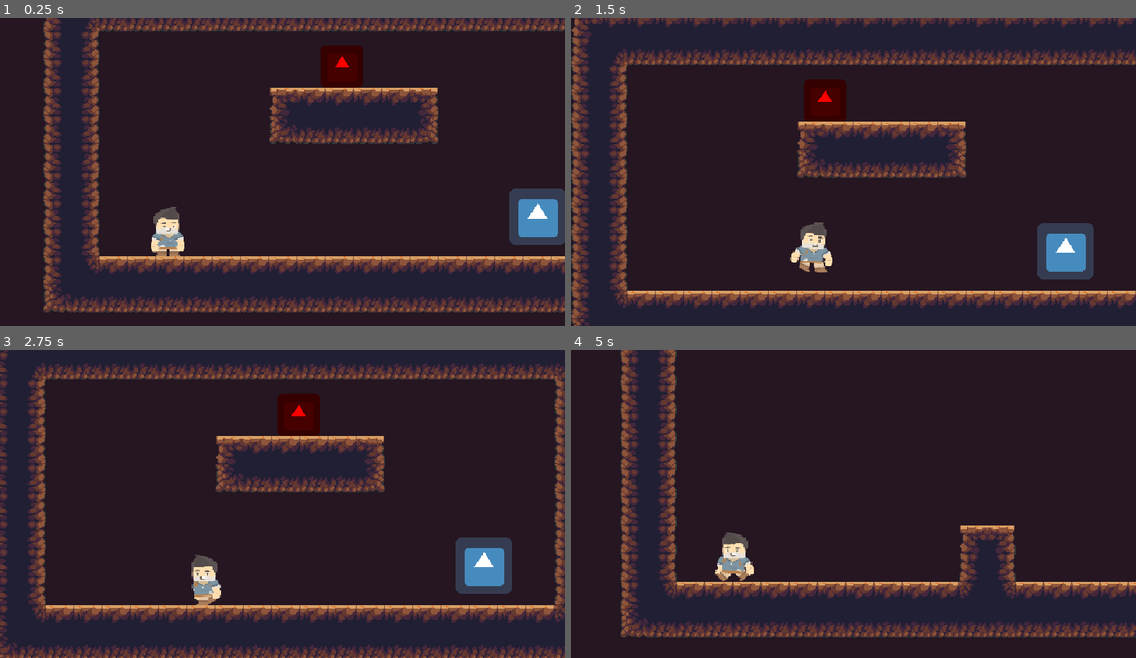
Above: before the commit, frames 1-4 (two rows, left to right).
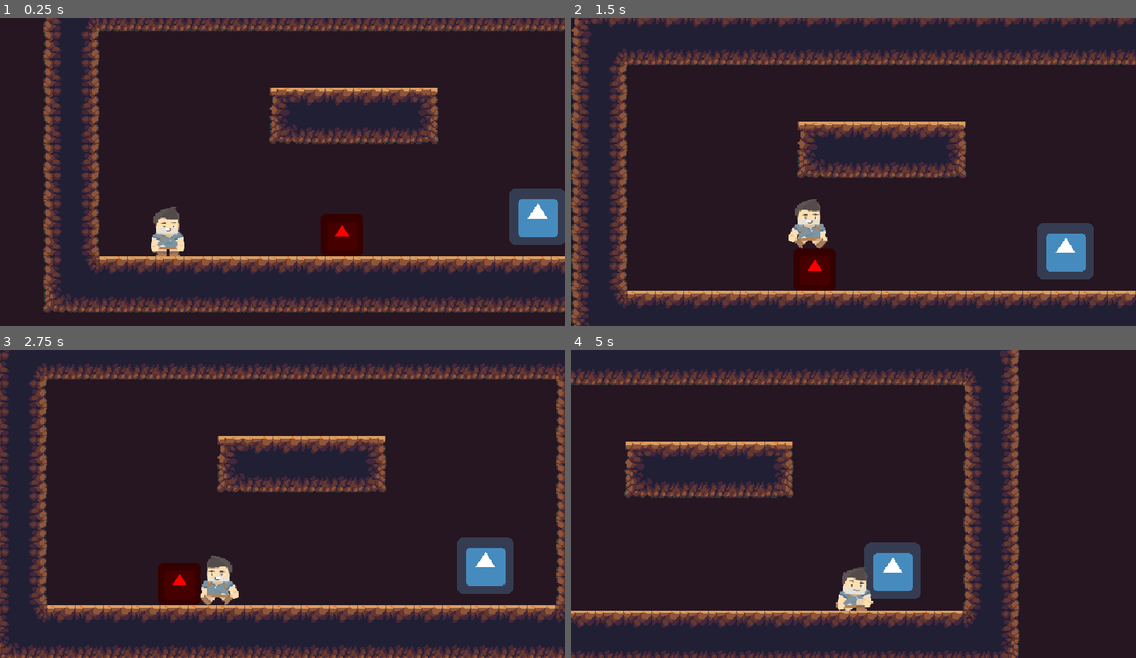
Above: after the commit, the same moments.

Repository: totalfreak/2D-Diablo
Game: Godot game, scene res://Scenes/Worlds/World1.tscn
Same seed, same stepped clock (60 frames per second), same inputs: the game is played once before the commit and once after it. The engine's default icon, where the game draws it, is replaced by a stand-in: a white triangle on a blue panel in a dark square.
Inputs:
- Up to frame 1 (0.25 s): no input
- Up to frame 2 (1.5 s): tap Enter (ui_accept) at 0.5, 0.77 s; hold Right (ui_right) from 0.53 s (still down)
- Up to frame 3 (2.75 s): tap Enter (ui_accept) at 1.52 s; release Right (ui_right) at 2.03 s; hold Left (ui_left) from 2.03 s (still down)
- Up to frame 4 (5 s): release Left (ui_left) at 2.78 s; hold Right (ui_right) 2.78-4.28 s; tap Enter (ui_accept) at 3.02, 3.77, 4.52 s; hold Left (ui_left) from 4.28 s (still down)

The runs differ from the first frame. In frame 1, 2.0% of the frame differs, in the area x 56-65%, y 8-78%; in frame 2, 2.8%; in frame 3, 13%; in frame 4, 27%, in the area x 0-100%, y 0-100%.

Commit message:
Fixed autotile

Diff:
--- a/Scenes/Interactives/Portal.gd
+++ b/Scenes/Interactives/Portal.gd
@@ -2,7 +2,7 @@
 
 export(String, FILE, "*.tscn") var world_scene
 
-export var teleportDelay = 0.5
+export var teleportDelay = 1.5
 var t = Timer.new()
 
 var startedTeleport = false
--- a/Scenes/Player/Player.tscn
+++ b/Scenes/Player/Player.tscn
@@ -38,7 +38,7 @@
 "frames": [ ExtResource( 9 ), ExtResource( 7 ), ExtResource( 10 ) ],
 "loop": true,
 "name": "Won",
-"speed": 5.0
+"speed": 3.0
 } ]
 
 [sub_resource type="CapsuleShape2D" id=2]
--- a/Scenes/TileSets/GrassAutoTileSet.tres
+++ b/Scenes/TileSets/GrassAutoTileSet.tres
@@ -80,14 +80,79 @@
 [sub_resource type="ConvexPolygonShape2D" id=16]
 
 custom_solver_bias = 0.0
-points = PoolVector2Array( 0, 0, 64, 0, 64, 64, 0, 64 )
+points = PoolVector2Array( 0, 0, 64, 0, 64, 64, 0, 64, 0, 32 )
 
 [sub_resource type="ConvexPolygonShape2D" id=17]
 
 custom_solver_bias = 0.0
-points = PoolVector2Array( 0, 0, 64, 0, 64, 64, 0, 64, 0, 32 )
+points = PoolVector2Array( 0, 0, 64, 0, 64, 64, 0, 64 )
 
 [sub_resource type="ConvexPolygonShape2D" id=18]
+
+custom_solver_bias = 0.0
+points = PoolVector2Array( 0, 0, 64, 0, 64, 64, 0, 64 )
+
+[sub_resource type="ConvexPolygonShape2D" id=19]
+
+custom_solver_bias = 0.0
+points = PoolVector2Array( 0, 0, 64, 0, 64, 64, 0, 64 )
+
+[sub_resource type="ConvexPolygonShape2D" id=20]
+
+custom_solver_bias = 0.0
+points = PoolVector2Array( 0, 0, 64, 0, 64, 64, 0, 64 )
+
+[sub_resource type="ConvexPolygonShape2D" id=21]
+
+custom_solver_bias = 0.0
+points = PoolVector2Array( 0, 0, 64, 0, 64, 64, 0, 64 )
+
+[sub_resource type="ConvexPolygonShape2D" id=22]
+
+custom_solver_bias = 0.0
+points = PoolVector2Array( 0, 0, 64, 0, 64, 64, 0, 64 )
+
+[sub_resource type="ConvexPolygonShape2D" id=23]
+
+custom_solver_bias = 0.0
+points = PoolVector2Array( 0, 0, 64, 0, 64, 64, 0, 64 )
+
+[sub_resource type="ConvexPolygonShape2D" id=24]
+
+custom_solver_bias = 0.0
+points = PoolVector2Array( 0, 0, 64, 0, 64, 64, 0, 64 )
+
+[sub_resource type="ConvexPolygonShape2D" id=25]
+
+custom_solver_bias = 0.0
+points = PoolVector2Array( 0, 0, 64, 0, 64, 64, 0, 64 )
+
+[sub_resource type="ConvexPolygonShape2D" id=26]
+
+custom_solver_bias = 0.0
+points = PoolVector2Array( 0, 0, 64, 0, 64, 64, 0, 64 )
+
+[sub_resource type="ConvexPolygonShape2D" id=27]
+
+custom_solver_bias = 0.0
+points = PoolVector2Array( 0, 0, 64, 0, 64, 64, 0, 64 )
+
+[sub_resource type="ConvexPolygonShape2D" id=28]
+
+custom_solver_bias = 0.0
+points = PoolVector2Array( 0, 0, 64, 0, 64, 64, 0, 64 )
+
+[sub_resource type="ConvexPolygonShape2D" id=29]
+
+custom_solver_bias = 0.0
+points = PoolVector2Array( 0, 0, 64, 0, 64, 64, 0, 64 )
+
+[sub_resource type="ConvexPolygonShape2D" id=30]
+
+custom_solver_bias = 0.0
+points = PoolVector2Array( 0, 0, 64, 0, 64, 64, 0, 64 )
+
+[sub_resource type="ConvexPolygonShape2D" id=31]
 
 custom_solver_bias = 0.0
 points = PoolVector2Array( 0, 0, 64, 0, 64, 64, 0, 64 )
@@ -111,94 +176,159 @@
 0/occluder_offset = Vector2( 0, 0 )
 0/navigation_offset = Vector2( 0, 0 )
 0/shapes = [ {
+"autotile_coord": Vector2( 0, 3 ),
+"one_way": false,
+"shape": SubResource( 1 ),
+"shape_transform": Transform2D( 1, 0, 0, 1, 0, 0 )
+}, {
+"autotile_coord": Vector2( 1, 3 ),
+"one_way": false,
+"shape": SubResource( 2 ),
+"shape_transform": Transform2D( 1, 0, 0, 1, 0, 0 )
+}, {
+"autotile_coord": Vector2( 1, 2 ),
+"one_way": false,
+"shape": SubResource( 3 ),
+"shape_transform": Transform2D( 1, 0, 0, 1, 0, 0 )
+}, {
+"autotile_coord": Vector2( 1, 1 ),
+"one_way": false,
+"shape": SubResource( 4 ),
+"shape_transform": Transform2D( 1, 0, 0, 1, 0, 0 )
+}, {
+"autotile_coord": Vector2( 1, 0 ),
+"one_way": false,
+"shape": SubResource( 5 ),
+"shape_transform": Transform2D( 1, 0, 0, 1, 0, 0 )
+}, {
+"autotile_coord": Vector2( 2, 0 ),
+"one_way": false,
+"shape": SubResource( 6 ),
+"shape_transform": Transform2D( 1, 0, 0, 1, 0, 0 )
+}, {
+"autotile_coord": Vector2( 2, 1 ),
+"one_way": false,
+"shape": SubResource( 7 ),
+"shape_transform": Transform2D( 1, 0, 0, 1, 0, 0 )
+}, {
+"autotile_coord": Vector2( 2, 2 ),
+"one_way": false,
+"shape": SubResource( 8 ),
+"shape_transform": Transform2D( 1, 0, 0, 1, 0, 0 )
+}, {
+"autotile_coord": Vector2( 2, 3 ),
+"one_way": false,
+"shape": SubResource( 9 ),
+"shape_transform": Transform2D( 1, 0, 0, 1, 0, 0 )
+}, {
+"autotile_coord": Vector2( 3, 2 ),
+"one_way": false,
+"shape": SubResource( 10 ),
+"shape_transform": Transform2D( 1, 0, 0, 1, 0, 0 )
+}, {
+"autotile_coord": Vector2( 3, 3 ),
+"one_way": false,
+"shape": SubResource( 11 ),
+"shape_transform": Transform2D( 1, 0, 0, 1, 0, 0 )
+}, {
+"autotile_coord": Vector2( 4, 3 ),
+"one_way": false,
+"shape": SubResource( 12 ),
+"shape_transform": Transform2D( 1, 0, 0, 1, 0, 0 )
+}, {
+"autotile_coord": Vector2( 4, 2 ),
+"one_way": false,
+"shape": SubResource( 13 ),
+"shape_transform": Transform2D( 1, 0, 0, 1, 0, 0 )
+}, {
+"autotile_coord": Vector2( 5, 3 ),
+"one_way": false,
+"shape": SubResource( 14 ),
+"shape_transform": Transform2D( 1, 0, 0, 1, 0, 0 )
+}, {
+"autotile_coord": Vector2( 5, 2 ),
+"one_way": false,
+"shape": SubResource( 15 ),
+"shape_transform": Transform2D( 1, 0, 0, 1, 0, 0 )
+}, {
+"autotile_coord": Vector2( 5, 1 ),
+"one_way": false,
+"shape": SubResource( 16 ),
+"shape_transform": Transform2D( 1, 0, 0, 1, 0, 0 )
+}, {
+"autotile_coord": Vector2( 0, 1 ),
+"one_way": false,
+"shape": SubResource( 17 ),
+"shape_transform": Transform2D( 1, 0, 0, 1, 0, 0 )
+}, {
 "autotile_coord": Vector2( 0, 2 ),
 "one_way": false,
-"shape": SubResource( 1 ),
-"shape_transform": Transform2D( 1, 0, 0, 1, 0, 0 )
-}, {
-"autotile_coord": Vector2( 0, 3 ),
-"one_way": false,
-"shape": SubResource( 2 ),
-"shape_transform": Transform2D( 1, 0, 0, 1, 0, 0 )
-}, {
-"autotile_coord": Vector2( 1, 3 ),
-"one_way": false,
-"shape": SubResource( 3 ),
-"shape_transform": Transform2D( 1, 0, 0, 1, 0, 0 )
-}, {
-"autotile_coord": Vector2( 1, 2 ),
-"one_way": false,
-"shape": SubResource( 4 ),
-"shape_transform": Transform2D( 1, 0, 0, 1, 0, 0 )
-}, {
-"autotile_coord": Vector2( 1, 1 ),
-"one_way": false,
-"shape": SubResource( 5 ),
-"shape_transform": Transform2D( 1, 0, 0, 1, 0, 0 )
-}, {
-"autotile_coord": Vector2( 1, 0 ),
-"one_way": false,
-"shape": SubResource( 6 ),
-"shape_transform": Transform2D( 1, 0, 0, 1, 0, 0 )
-}, {
-"autotile_coord": Vector2( 2, 0 ),
-"one_way": false,
-"shape": SubResource( 7 ),
-"shape_transform": Transform2D( 1, 0, 0, 1, 0, 0 )
-}, {
-"autotile_coord": Vector2( 2, 1 ),
-"one_way": false,
-"shape": SubResource( 8 ),
-"shape_transform": Transform2D( 1, 0, 0, 1, 0, 0 )
-}, {
-"autotile_coord": Vector2( 2, 2 ),
-"one_way": false,
-"shape": SubResource( 9 ),
-"shape_transform": Transform2D( 1, 0, 0, 1, 0, 0 )
-}, {
-"autotile_coord": Vector2( 2, 3 ),
-"one_way": false,
-"shape": SubResource( 10 ),
-"shape_transform": Transform2D( 1, 0, 0, 1, 0, 0 )
-}, {
-"autotile_coord": Vector2( 3, 2 ),
-"one_way": false,
-"shape": SubResource( 11 ),
-"shape_transform": Transform2D( 1, 0, 0, 1, 0, 0 )
-}, {
-"autotile_coord": Vector2( 3, 3 ),
-"one_way": false,
-"shape": SubResource( 12 ),
-"shape_transform": Transform2D( 1, 0, 0, 1, 0, 0 )
-}, {
-"autotile_coord": Vector2( 4, 3 ),
-"one_way": false,
-"shape": SubResource( 13 ),
-"shape_transform": Transform2D( 1, 0, 0, 1, 0, 0 )
-}, {
-"autotile_coord": Vector2( 4, 2 ),
-"one_way": false,
-"shape": SubResource( 14 ),
-"shape_transform": Transform2D( 1, 0, 0, 1, 0, 0 )
-}, {
-"autotile_coord": Vector2( 5, 3 ),
-"one_way": false,
-"shape": SubResource( 15 ),
-"shape_transform": Transform2D( 1, 0, 0, 1, 0, 0 )
-}, {
-"autotile_coord": Vector2( 5, 2 ),
-"one_way": false,
-"shape": SubResource( 16 ),
-"shape_transform": Transform2D( 1, 0, 0, 1, 0, 0 )
-}, {
-"autotile_coord": Vector2( 5, 1 ),
-"one_way": false,
-"shape": SubResource( 17 ),
-"shape_transform": Transform2D( 1, 0, 0, 1, 0, 0 )
-}, {
-"autotile_coord": Vector2( 0, 1 ),
-"one_way": false,
 "shape": SubResource( 18 ),
+"shape_transform": Transform2D( 1, 0, 0, 1, 0, 0 )
+}, {
+"autotile_coord": Vector2( 5, 0 ),
+"one_way": false,
+"shape": SubResource( 19 ),
+"shape_transform": Transform2D( 1, 0, 0, 1, 0, 0 )
+}, {
+"autotile_coord": Vector2( 6, 0 ),
+"one_way": false,
+"shape": SubResource( 20 ),
+"shape_transform": Transform2D( 1, 0, 0, 1, 0, 0 )
+}, {
+"autotile_coord": Vector2( 7, 0 ),
+"one_way": false,
+"shape": SubResource( 21 ),
+"shape_transform": Transform2D( 1, 0, 0, 1, 0, 0 )
+}, {
+"autotile_coord": Vector2( 6, 1 ),
+"one_way": false,
+"shape": SubResource( 22 ),
+"shape_transform": Transform2D( 1, 0, 0, 1, 0, 0 )
+}, {
+"autotile_coord": Vector2( 7, 1 ),
+"one_way": false,
+"shape": SubResource( 23 ),
+"shape_transform": Transform2D( 1, 0, 0, 1, 0, 0 )
+}, {
+"autotile_coord": Vector2( 8, 0 ),
+"one_way": false,
+"shape": SubResource( 24 ),
+"shape_transform": Transform2D( 1, 0, 0, 1, 0, 0 )
+}, {
+"autotile_coord": Vector2( 8, 1 ),
+"one_way": false,
+"shape": SubResource( 25 ),
+"shape_transform": Transform2D( 1, 0, 0, 1, 0, 0 )
+}, {
+"autotile_coord": Vector2( 9, 1 ),
+"one_way": false,
+"shape": SubResource( 26 ),
+"shape_transform": Transform2D( 1, 0, 0, 1, 0, 0 )
+}, {
+"autotile_coord": Vector2( 9, 0 ),
+"one_way": false,
+"shape": SubResource( 27 ),
+"shape_transform": Transform2D( 1, 0, 0, 1, 0, 0 )
+}, {
+"autotile_coord": Vector2( 10, 0 ),
+"one_way": false,
+"shape": SubResource( 28 ),
+"shape_transform": Transform2D( 1, 0, 0, 1, 0, 0 )
+}, {
+"autotile_coord": Vector2( 11, 0 ),
+"one_way": false,
+"shape": SubResource( 29 ),
+"shape_transform": Transform2D( 1, 0, 0, 1, 0, 0 )
+}, {
+"autotile_coord": Vector2( 11, 1 ),
+"one_way": false,
+"shape": SubResource( 30 ),
+"shape_transform": Transform2D( 1, 0, 0, 1, 0, 0 )
+}, {
+"autotile_coord": Vector2( 10, 1 ),
+"one_way": false,
+"shape": SubResource( 31 ),
 "shape_transform": Transform2D( 1, 0, 0, 1, 0, 0 )
 } ]
 _sections_unfolded = [ "0" ]
--- a/Scenes/Worlds/World1.tscn
+++ b/Scenes/Worlds/World1.tscn
@@ -41,7 +41,8 @@
 
 position = Vector2( 560, 595 )
 world_scene = "res://Scenes/Worlds/World2.tscn"
+teleportDelay = 1.5
 
 [node name="Enemy" parent="." index="3" instance=ExtResource( 4 )]
 
-position = Vector2( 351, 424 )
+position = Vector2( 351, 616 )
--- a/Scenes/Worlds/World2.tscn
+++ b/Scenes/Worlds/World2.tscn
@@ -25,7 +25,7 @@
 occluder_light_mask = 1
 format = 1
 tile_data = PoolIntArray( 0, 0, 6, 1, 0, 196609, 2, 0, 196609, 3, 0, 196609, 4, 0, 196609, 5, 0, 196609, 6, 0, 196609,  …(1222 unchanged characters)…
-_sections_unfolded = [ "Cell" ]
+_sections_unfolded = [ "Cell", "Collision" ]
 __meta__ = {
 "_edit_lock_": true
 }
@@ -38,3 +38,4 @@
 
 position = Vector2( 1050, 595 )
 world_scene = "res://Scenes/Worlds/World1.tscn"
+teleportDelay = 1.5
Not shown: 1 places in Scenes/TileSets/GrassAutoTileSet.tres that only renumber resources
